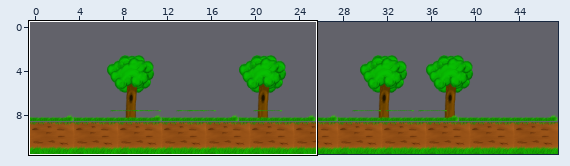
Level history. Tiled map: res/Normal/stage4.tmx. The picture above shows the old version from afar; the outline marks the close-up.
Close-up. Earlier state:
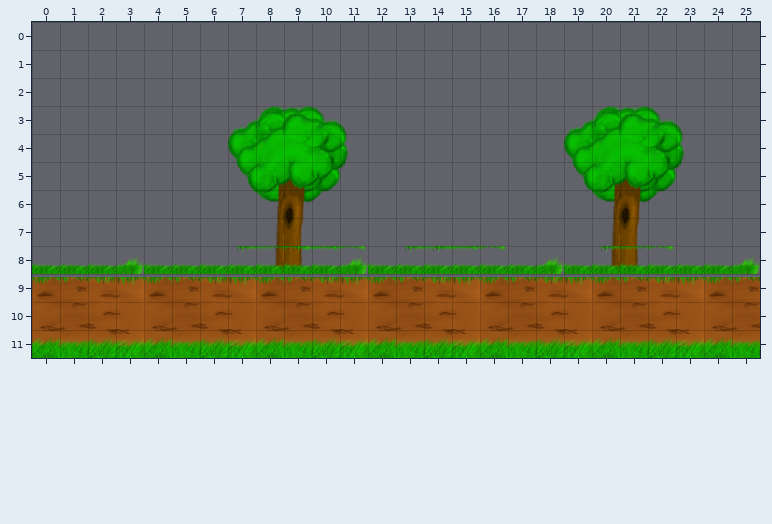
Cells are 64x64 px. Shown: x 0..25, y 0..11. The commit also changed other parts of the map, which this record leaves out.
After:
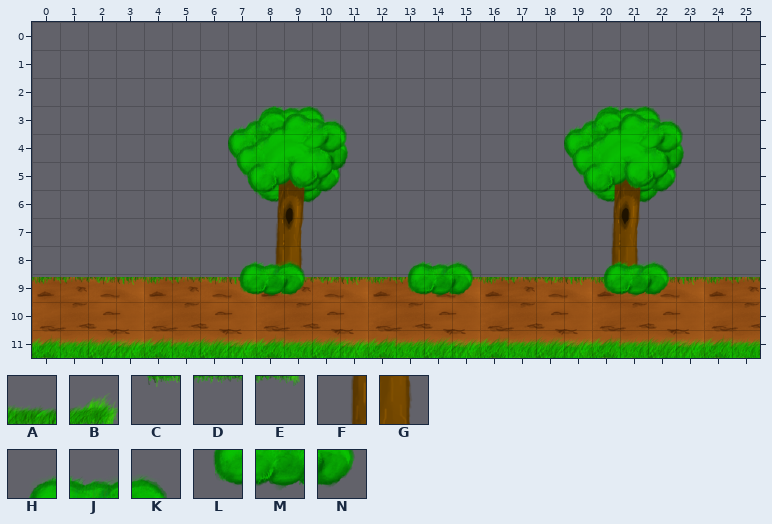
Key: from "tileds": A 6, B 7, C 13, D 14, E 15, F 41, G 42, H 138, J 139, K 140, L 146, M 147, N 148.
_ is an empty cell, . an unchanged one.
Edits made:
--- layer "main"
@@ x 8..21 @@
- 8 __..........__
+ 8 FG..........FG
--- layer "tree" (removed)
@@ x 8..21 @@
- 8 FG..........FG
+ 8 __..........__
--- layer "grass" (now hidden)
@@ x 0..25 @@
- 8 AAABAAAAAAABAAAAAABAAAAAAB
+ 8 __________________________
--- layer "bush1"
@@ x 7..22 @@
- 8 CDEE..CDE....CDE
- 9 ___...___....___
+ 8 HJK_..HJK....HJK
+ 9 LMN...LMN....LMN
--- layer "bush2" (removed)
@@ x 9..16 @@
- 8 CDE..CDE
+ 8 ___..___
Boxes around the changes in both close-ups, in picture pixels (x1, y1, x2, y2):
changed: (32, 246, 760, 297)
